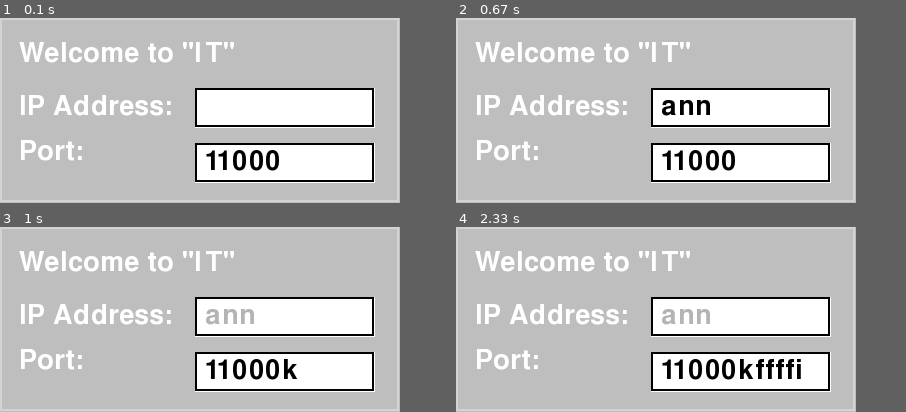
Above: before the commit, frames 1-4 (two rows, left to right).
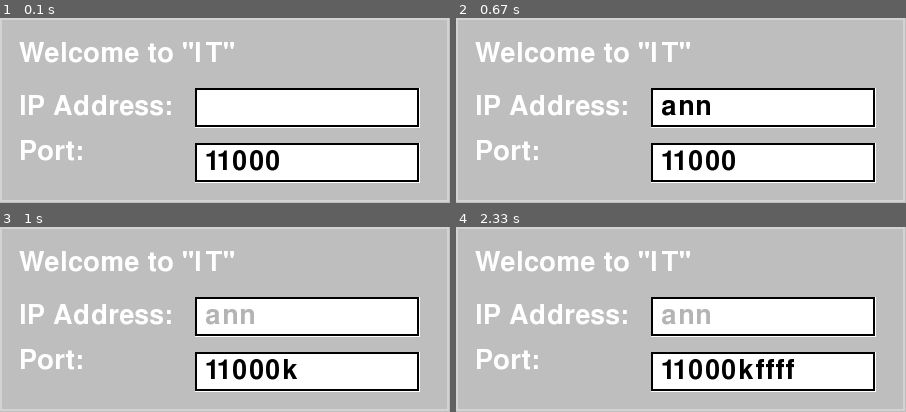
Above: after the commit, the same moments.

Repository: bhartshorn/it
Game: pygame game, started from client.py
Same seed, same stepped clock (60 frames per second), same inputs: the game is played once before the commit and once after it.
Inputs (mouse positions are in pixels of both pictures, inside the frame that each line leads up to):
- Up to frame 1 (0.1 s): no input
- Up to frame 2 (0.67 s): type "ann" at 0.33 s
- Up to frame 3 (1 s): tap Enter at 0.67 s; tap K at 0.88 s
- Up to frame 4 (2.33 s): tap F at 1.22, 1.62, 1.92, 2.17 s; move the mouse to (735, 334) at 1.58 s; move the mouse to (685, 339) at 2.13 s; tap I at 2.25 s
In our replay, the window is 400x185 before the commit and 450x185 after it. These sizes can differ from the game's own. Grey fills any space a smaller window leaves; there, only what the larger window draws over its background counts as a difference.

The runs differ from the first frame. In frame 1, 4.5% of the frame differs, in the area x 82-94%, y 37-90%; in frame 2, 4.5%; in frame 3, 4.5%; in frame 4, 4.6%, in the area x 75-94%, y 37-90%.

Commit message:
Adjusted textbox sizes to account for full ip

Diff:
--- a/client.py
+++ b/client.py
@@ -264,7 +264,7 @@
         clock.tick(15)
 
 def port_prompt():
-    screen_width = 400
+    screen_width = 450
     screen_height = 185
     screen = screenSize(screen_width, screen_height)
     setBackgroundColour("gray")
@@ -282,8 +282,8 @@
     showLabel(port_label)
 
 
-    ip_box = makeTextBox(195, 70, 180,0, "", 0,40)
-    port_box = makeTextBox(195, 125, 180,0, "11000", 0,40)
+    ip_box = makeTextBox(195, 70, screen_width / 2 ,0, "", 15,40)
+    port_box = makeTextBox(195, 125, screen_width / 2 ,0, "11000", 10,40)
 
     showTextBox(ip_box)
     showTextBox(port_box)
